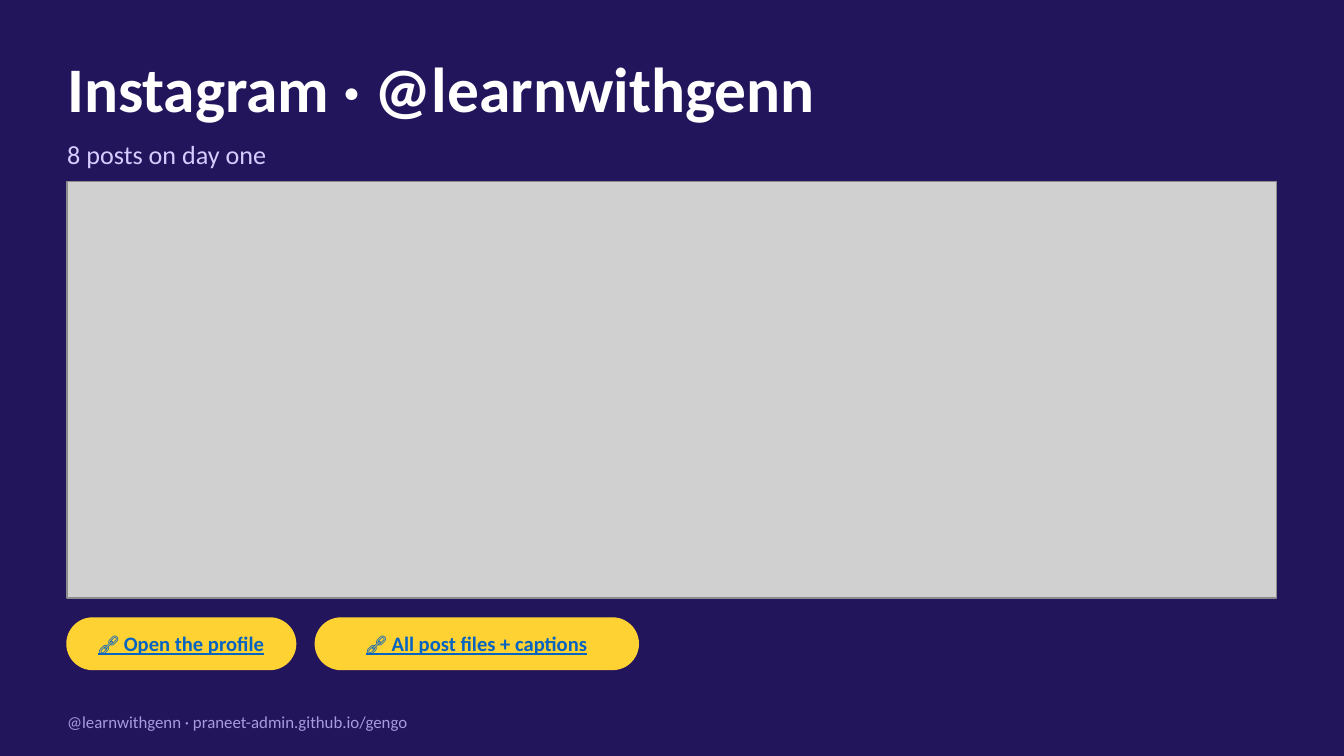
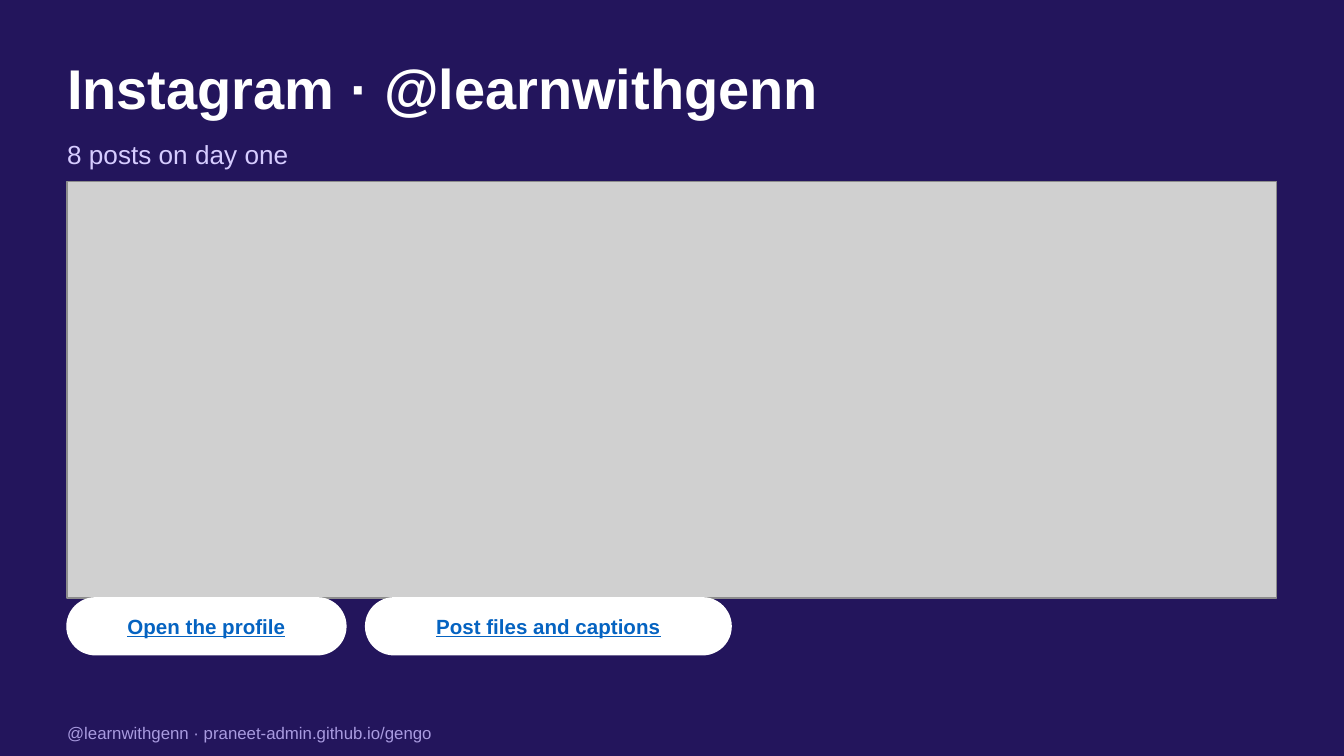
Before and after one commit to praneet-admin/gengo, a slide deck: slide 7 of launch/Gengo-Marketing-Glance.pptx. Drawn at 1344x756 pixels with LibreOffice and Linux fonts; fonts in the diff are those of the drawing; grey boxes stand for pictures. Boxes give left, top, right and bottom in pixels: in the first picture for what was removed or moved away, otherwise in the second. Text is boxed around its words. In the diff, an @@ line names an element or a change of style, - is before the commit and + after.

```diff
--- a/launch/Gengo-Marketing-Glance.pptx
+++ b/launch/Gengo-Marketing-Glance.pptx
@@ text "Instagram · @learnwithgenn" at [67, 68, 818, 119]: size 34 to 30 pt, font Calibri to Arial @@
@@ text "8 posts on day one" at [67, 145, 289, 170]: font Calibri to Arial @@
@@ rounded rectangle: place and size @@
-rounded rectangle at [67, 618, 296, 669]
+rounded rectangle at [67, 598, 345, 655]
@@ rounded rectangle at [67, 598, 345, 655]: fill #FFD233 to #FFFFFF; outline #FFD233 1 pt to #FFFFFF 1 pt @@
@@ rounded rectangle at [366, 598, 731, 655]: fill #FFD233 to #FFFFFF; outline #FFD233 1 pt to #FFFFFF 1 pt @@
@@ rounded rectangle: place and size @@
-rounded rectangle at [316, 618, 638, 669]
+rounded rectangle at [366, 598, 731, 655]
@@ text at [127, 619, 285, 639]: text changed; font Calibri to Arial @@
-🔗 Open the profile
+Open the profile
@@ text at [436, 619, 660, 639]: text changed; font Calibri to Arial @@
-🔗 All post files + captions
+Post files and captions
@@ text "@learnwithgenn · praneet-admin.github.io/gengo" at [67, 727, 432, 743]: font Calibri to Arial @@
@@ text "@learnwithgenn · praneet-admin.github.io/gengo": place and size @@
-text "@learnwithgenn · praneet-admin.github.io/gengo" at [67, 716, 407, 731]
+text "@learnwithgenn · praneet-admin.github.io/gengo" at [67, 727, 432, 743]
```
Also in this commit, not shown: 11 other slides changed.
